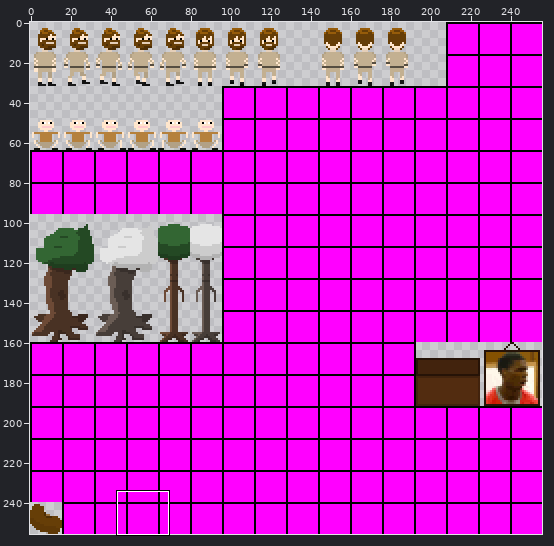
Edited in one commit: sprite sheet (action rpg/res/ss_entity.png). Above, an overview of the earlier version with the close-up marked.
Close-up. Before:
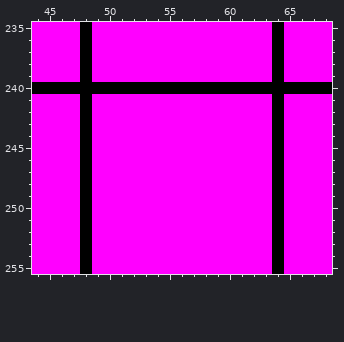
The file is 256x256 pixels. Colours within 5 levels of each other are drawn and written as one. Shown: x 44..68, y 235..255. The commit also changed other parts of the picture, which this record leaves out.
Once edited:
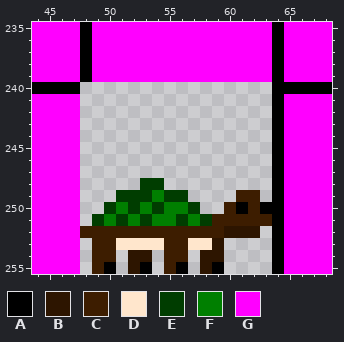
Palette (. is transparent): A #000000  B #2d1500  C #3d1d00  D #ffe6cc  E #003d00  F #007f00  G #ff00ff
Diff:
y 240: x 48..63 AAAAAAAAAAAAAAAA -> ................
y 241..247: x 48..63 AGGGGGGGGGGGGGGG -> ................
y 248: x 48..63 AGGGGGGGGGGGGGGG -> .....EE.........
y 249: x 48..63 AGGGGGGGGGGGGGGG -> ...EEEFEE....CC.
y 250: x 48..63 AGGGGGGGGGGGGGGG -> ..EFEFEFFE..CACA
y 251: x 48..63 AGGGGGGGGGGGGGGG -> .EFEFEFFEFECCCCC
y 252: x 48..63 AGGGGGGGGGGGGGGG -> CCCCCCCCCCCCBBB.
y 253: x 48..63 AGGGGGGGGGGGGGGG -> .CCDDDDCCDDB....
y 254: x 48..63 AGGGGGGGGGGGGGGG -> .CC.BB.CC.BB....
y 255: x 48..63 AGGGGGGGGGGGGGGG -> .CA.BA.CA.BA....
